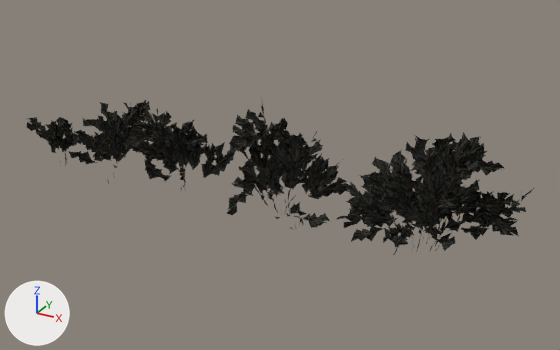
Two versions of the glTF model assets/models/bush.glb, one commit apart.
The view is the same before and after, from a 50 mm lens placed at (2.37, -2.52, 1.49), pointed at (0.92, 0.12, 0.16). The lights are fixed; the arrows at lower left show +X, +Y and +Z. The older version comes first. Where no turn or scale is listed for an object, it has been applied to the vertices. Vertices at exactly the same position are counted once.

In view in the first picture: 'wild_rooibos_bush_a'.
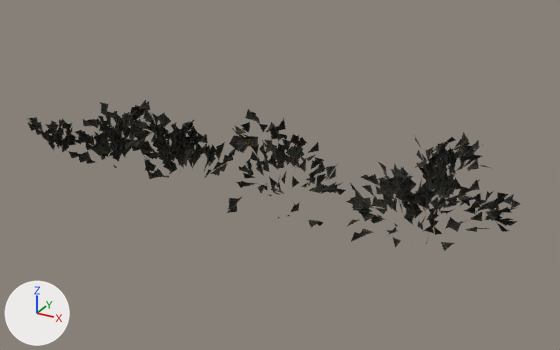
Where the newer file only moved an object's origin or applied its transform, the numbers keep the older frame.

Patch to the scene script:
```diff
--- a/assets/models/bush.glb.py
+++ b/assets/models/bush.glb.py
@@ me_plane_012 @@
 # used by ob_wild_rooibos_bush_a; location = (0.8, 0.106, 0.264)
-me_plane_012.from_pydata(...)  # 10740 vertices, 3746 faces; spans x -1.13..1.13, y -0.41..0.41, z -0.27..0.27
+me_plane_012.from_pydata(...)  # 3117 vertices, 1047 faces; spans x -1.13..1.11, y -0.41..0.31, z -0.24..0.27
+# me_plane_012 part 1: 2125 loose pieces with 6615 vertices, spanning x -1.09..1.13, y -0.41..0.41, z -0.27..0.26, are deleted
+# me_plane_012 part 2: 152 vertices moved within x -1.11..1.05, y -0.3..0.17, z -0.23..0.2; 1010 vertices removed from x -1.13..1.09, y -0.35..0.3, z -0.24..0.25; 2 vertices added at x -0.97..-0.18, y -0.12..-0.08, z -0.12..-0.09
 me_plane_012.materials.append(mat_wild_rooibos_bush_twigs)
```

Pixel boxes (x1, y1, x2, y2) of what changed, in the pictures (560 x 350 px):
'wild_rooibos_bush_a', reshaped: before (27, 97, 534, 255); after (27, 100, 520, 251)
part 1 of me_plane_012, deleted: before (39, 97, 534, 255)
part 2 of me_plane_012, cut back: before (27, 100, 514, 242); after (33, 102, 514, 242)
